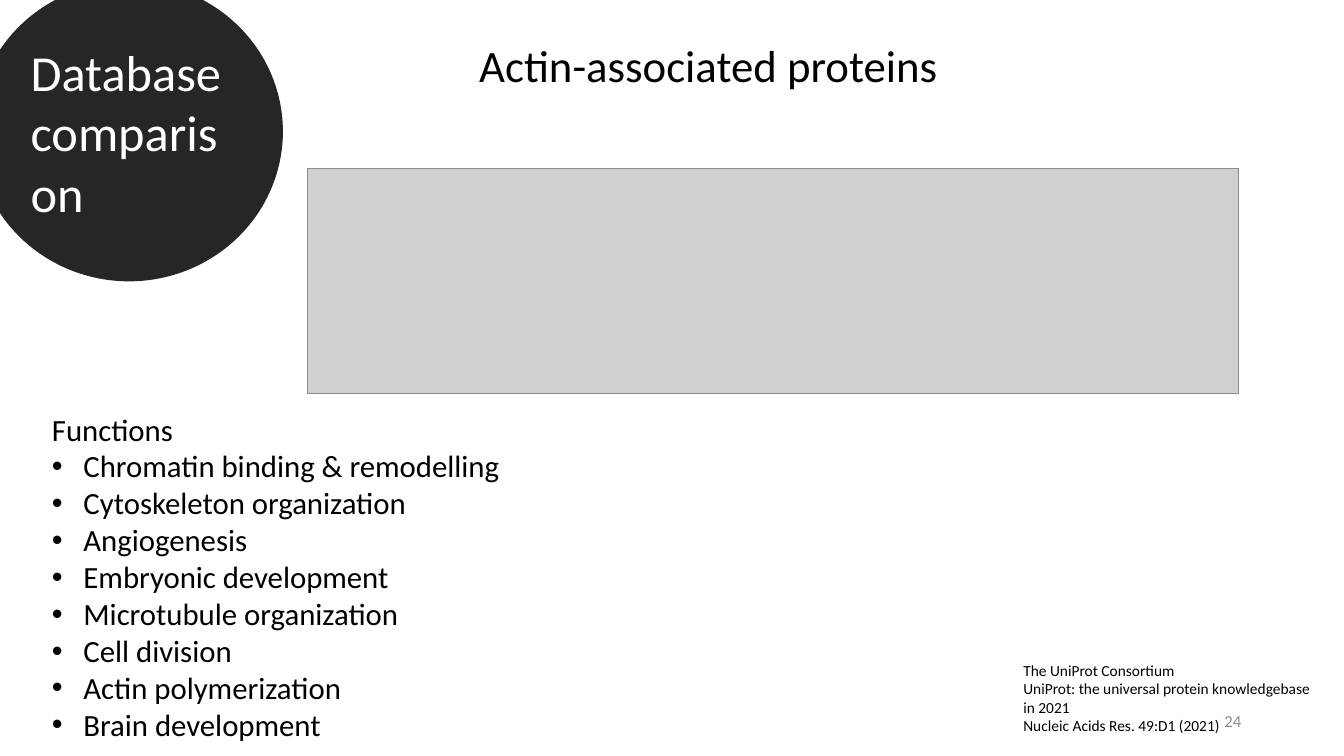
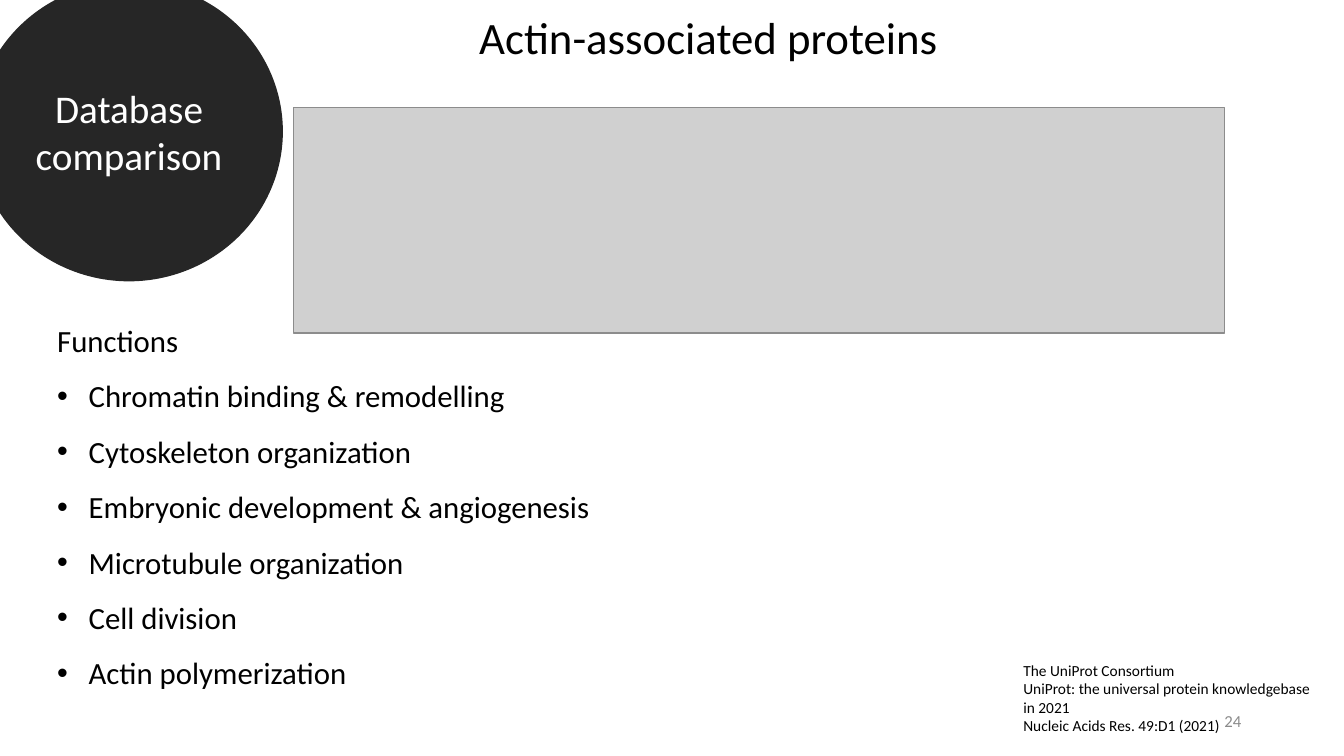
Before and after one commit to datascience-mobi-2022/2022-topic-03-team-05, a slide deck: slide 24 of Final presentation outline & temporary draft.pptx. Drawn at 1344x756 pixels with LibreOffice and Linux fonts; fonts in the diff are those of the drawing; grey boxes stand for pictures. Boxes give left, top, right and bottom in pixels: in the first picture for what was removed or moved away, otherwise in the second. Text is boxed around its words. In the diff, an @@ line names an element or a change of style, - is before the commit and + after.

```diff
--- a/Final presentation outline & temporary draft.pptx
+++ b/Final presentation outline & temporary draft.pptx
@@ ellipse "Database comparison" at (0,0,282,280): size 36 to 28 pt; alignment left to centre @@
@@ text "Actin-associated proteins": place and size @@
-text "Actin-associated proteins" at (479,51,937,90)
+text "Actin-associated proteins" at (479,23,937,62)
@@ picture: place and size @@
-picture at (308,168,1239,393)
+picture at (294,108,1226,333)
@@ text "Functions": place and size @@
-text "Functions" at (52,419,500,741)
+text "Functions" at (57,330,589,689)
@@ text at (89,385,505,689): line spacing 1 to 1.5 @@
@@ text at (89,496,589,524): text changed @@
-• Angiogenesis
-• Embryonic development
+• Embryonic development & angiogenesis
@@ text at (83,714,321,741): paragraph removed @@
-• Brain development
```
Also in this commit, not shown: 4 other slides changed, 1 slide added, 1 slide removed.
